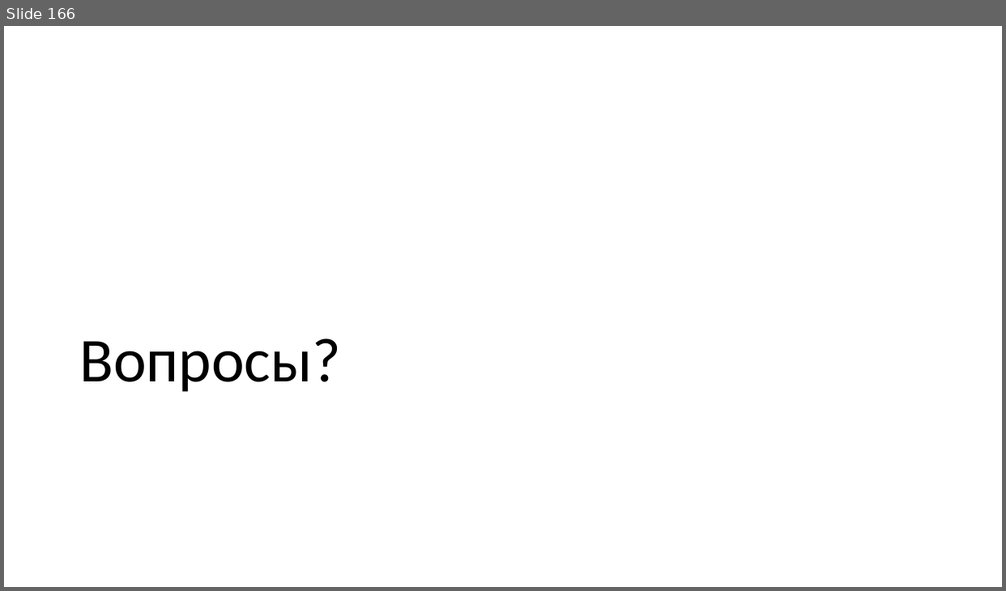
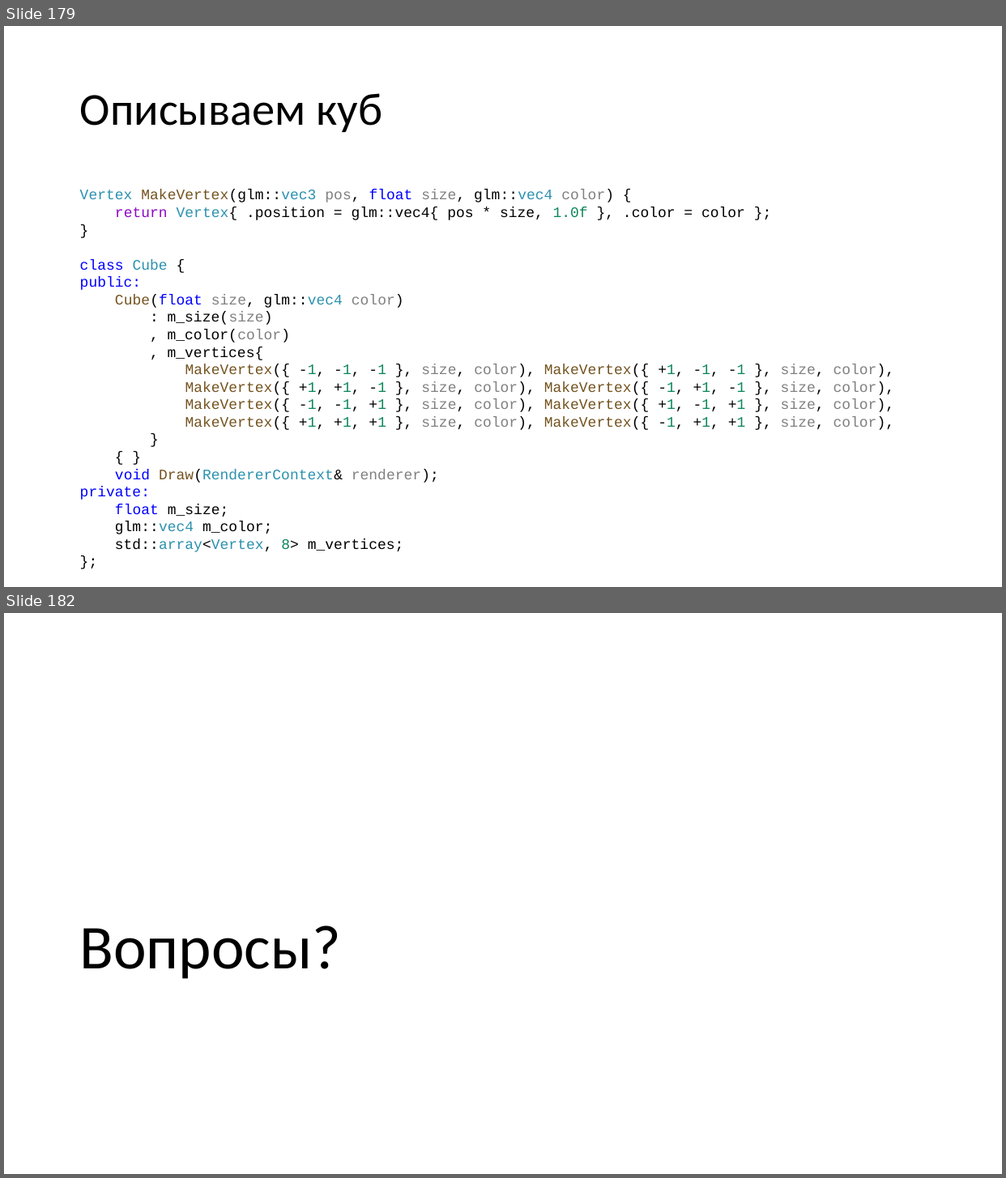
Before and after one commit to alexey-malov/cg-course, a slide deck: lectures/04/04 - Векторный анализ, трансформации и матрицы.pptx. Shown one above the other, each under a label of ours: slide 166 before the commit, slides 179 and 182 after it; the slides between them are not shown. The pictures are 1006x591 and 1006x1178 pixels, drawn with LibreOffice and Linux fonts; fonts in the diff are those of the drawing. Boxes give left, top, right and bottom in pixels: in the first picture for what was removed or moved away, otherwise in the second. Text is boxed around its words. In the diff, an @@ line names an element or a change of style, - is before the commit and + after.

```diff
--- a/lectures/04/04 - Векторный анализ, трансформации и матрицы.pptx
+++ b/lectures/04/04 - Векторный анализ, трансформации и матрицы.pptx
@@ slide 179 added at box(4, 26, 1002, 587), background #FFFFFF @@
@@ title added at box(80, 93, 382, 132), 44 pt, text #000000 @@
+Описываем куб
@@ text added at box(80, 190, 895, 552), 14 pt, text #000000 @@
+Vertex MakeVertex(glm::vec3 pos, float size, glm::vec4 color) {
+return Vertex{ .position = glm::vec4{ pos * size, 1.0f }, .color = color };
+}
+class Cube {
+public:
+Cube(float size, glm::vec4 color)
+: m_size(size)
+, m_color(color)
+, m_vertices{
+MakeVertex({ -1, -1, -1 }, size, color), MakeVertex({ +1, -1, -1 }, size, color),
+MakeVertex({ +1, +1, -1 }, size, color), MakeVertex({ -1, +1, -1 }, size, color),
+MakeVertex({ -1, -1, +1 }, size, color), MakeVertex({ +1, -1, +1 }, size, color),
+MakeVertex({ +1, +1, +1 }, size, color), MakeVertex({ -1, +1, +1 }, size, color),
+}
+{ }
+void Draw(RendererContext& renderer);
+private:
+float m_size;
+glm::vec4 m_color;
+std::array<Vertex, 8> m_vertices;
+};
@@ what was slide 166 is now slide 182 @@
```
Also in this commit, not shown: 2 slides changed, 15 other slides added.
